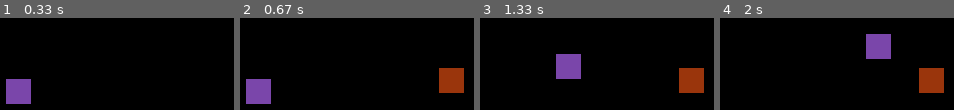
Above: before the commit, frames 1-4 (left to right).
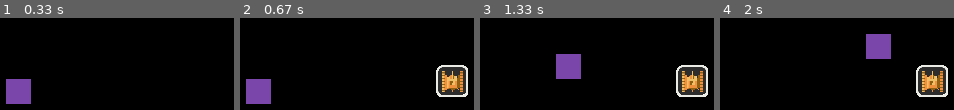
Above: after the commit, the same moments.

Repository: YoungTeurus/PYGame_Tutuorial
Game: pygame game, started from __main__.py
Same seed, same stepped clock (60 frames per second), same inputs: the game is played once before the commit and once after it.
Inputs (mouse positions are in pixels of both pictures, inside the frame that each line leads up to):
- Up to frame 1 (0.33 s): no input
- Up to frame 2 (0.67 s): press the mouse at (452, 80) at 0.37 s; move the mouse to (357, 98) at 0.47 s; release the mouse at (outside the picture) at 0.6 s
- Up to frame 3 (1.33 s): hold D 0.67-1.13 s; hold W from 1.17 s (still down)
- Up to frame 4 (2 s): release W at 1.47 s; hold D 1.5-1.97 s

Frame 1 is identical in both runs. In frame 2, 4.6% of the frame differs, in the area x 83-98%, y 51-86%; in frame 3, 4.6%; in frame 4, 4.6%.

Commit message:
Накладывание текстур!

Diff:
--- a/__main__.py
+++ b/__main__.py
@@ -57,6 +57,45 @@
 
     def tick(self):
         pass
+
+
+class SpritedObject(WorldObject, pygame.sprite.Sprite):
+    w = None
+    h = None
+    need_to_scale = False
+
+    def __init__(self, surface, x, y, image, size=None):
+        WorldObject.__init__(self, surface, x, y)
+        pygame.sprite.Sprite.__init__(self)
+        self.image = image
+        self.rect = self.image.get_rect()
+        self.rect.x += self.x
+        self.rect.y += self.y
+        if size is not None:
+            self.w = size[0]
+            self.h = size[1]
+            self.rect.x -= int(self.w/2)
+            self.rect.y -= int(self.h/2)
+            self.need_to_scale = True
+
+    def draw(self, camera=None):
+        scaled_surface = None
+        if self.need_to_scale:
+            scaled_surface = pygame.transform.scale(self.image, (self.w, self.h))
+        dx, dy = 0, 0
+        if camera is not None:
+            rect_to_draw = pygame.Rect.copy(self.rect)
+            rect_to_draw.x += camera.x
+            rect_to_draw.y += camera.y
+            if self.need_to_scale:
+                self.surface.blit(scaled_surface, rect_to_draw)
+                return
+            self.surface.blit(self.image, rect_to_draw)
+            return
+        if self.need_to_scale:
+            self.surface.blit(scaled_surface, self.rect)
+            return
+        self.surface.blit(self.image, self.rect)
 
 
 # Класс игрока, хранящий камеру
@@ -95,6 +134,9 @@
     clock = pygame.time.Clock()
     FPS = 30
 
+    # Предзагрузка картинок
+    img_1 = pygame.image.load("C:\\Users\\s_aza\\PycharmProjects\\PYGame_Tutuorial\\test.png").convert_alpha()
+
     objects = []
 
     game_playing = True  # Запущена ли игра
@@ -118,7 +160,13 @@
 
         if mouse_pressed[0]:
             if not object_placed:
-                objects.append(WorldObject(window, mouse_pos[0]-player.camera.x, mouse_pos[1]-player.camera.y))
+                # objects.append(WorldObject(window, mouse_pos[0] - player.camera.x, mouse_pos[1] - player.camera.y))
+                objects.append(SpritedObject(window,
+                                             mouse_pos[0] - player.camera.x,
+                                             mouse_pos[1] - player.camera.y,
+                                             img_1, (32, 32)
+                                             )
+                               )
                 object_placed = True  # Запрещаем создавать новые объекты до отжатия ЛКМ
         else:
             object_placed = False
Binary file added: test.png
